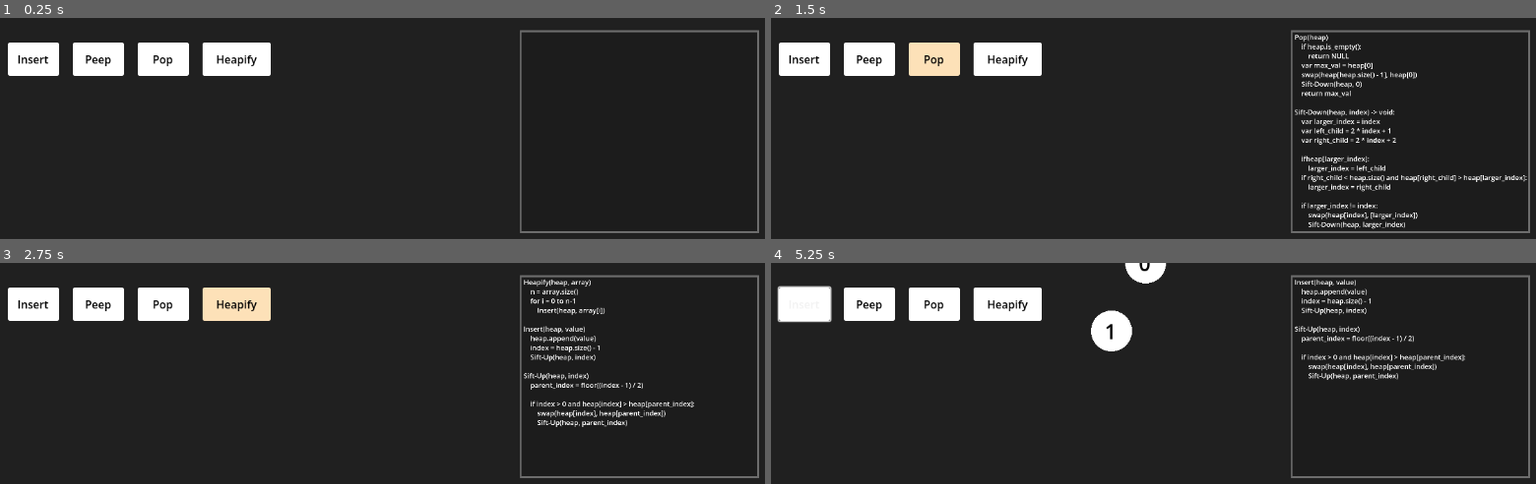
Above: before the commit, frames 1-4 (two rows, left to right).
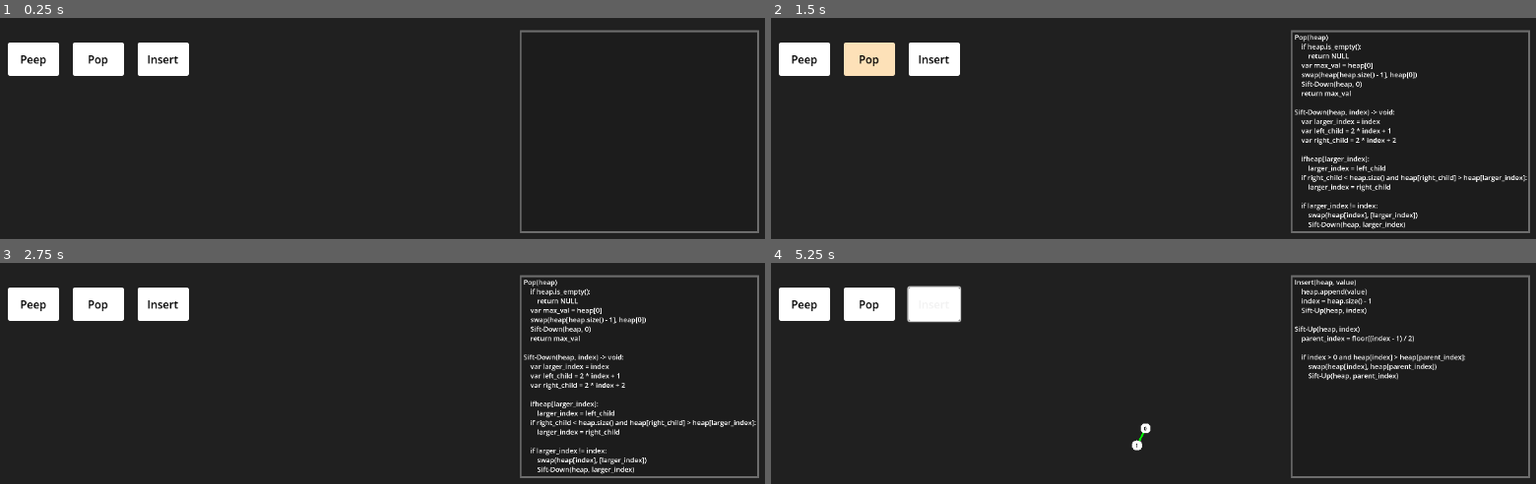
Above: after the commit, the same moments.

Repository: Anemois/DSA_Heap
Game: Godot game, scene res://main.tscn
The game is run twice, just before and just after one commit, with the same random seed, the same clock (stepped at 60 frames per second) and the same inputs. The engine's default icon, where the game draws it, is replaced by a stand-in: a white triangle on a blue panel in a dark square.
Inputs (mouse positions are in pixels of both pictures, inside the frame that each line leads up to):
- Up to frame 1 (0.25 s): no input
- Up to frame 2 (1.5 s): click "Peep" at 0.5 s; click "Pop" at 1.25 s
- Up to frame 3 (2.75 s): click (237, 304) at 2 s, where only the run before the commit has a clickable "Heapify"
- Up to frame 4 (5.25 s): click "Insert" at 2.75 s; tap Enter at 3.5, 5 s; move the mouse to (1421, 404) at 3.52 s; hold Up (ui_up) 3.53-4.28 s; click (1421, 404) at 3.67 s; tap Space at 4.25 s; move the mouse to (outside the picture) at 4.27 s; click (outside the picture) at 4.42 s; move the mouse to (1222, 386) at 5.02 s; hold Up (ui_up) from 5.03 s (still down); click (1222, 386) at 5.17 s

The runs differ from the first frame. In frame 1, 1.6% of the frame differs, in the area x 2-36%, y 11-27%; in frame 2, 3.4%; in frame 3, 5.3%, in the area x 2-99%, y 7-96%; in frame 4, 3.3%.

Commit message:
added lines to tree

Diff:
--- /dev/null
+++ b/ALine.tscn
@@ -0,0 +1,7 @@
+[gd_scene format=3 uid="uid://y6h2l8oyaeyk"]
+
+[ext_resource type="Script" uid="uid://uhji7vydcnak" path="res://line_2d.gd" id="1_aqnkx"]
+
+[node name="ALine" type="Line2D" unique_id=1961114019]
+points = PackedVector2Array(0, 0, 100, 100)
+script = ExtResource("1_aqnkx")
--- /dev/null
+++ b/canvas_group.gd
@@ -0,0 +1,32 @@
+extends CanvasGroup
+
+const A_LINE = preload("uid://y6h2l8oyaeyk")
+@onready var tree: Heap_Tree = $".."
+
+var lines: Array[ALine] = [null]
+
+func _process(delta: float) -> void:
+	var len = tree.length
+	var has_changed: bool = false;
+	while(tree.length > lines.size() && tree.length >= 2):
+		var i = lines.size()
+		var parent = (i - 1) / 2
+		draw_a_line(tree.position + tree.nodes[parent].assigned_position, tree.position + tree.nodes[i].assigned_position, Color(0, 255, 0))
+		has_changed = true
+
+	while(tree.length < lines.size() && lines.size() >= 3):
+		lines.back().queue_free()
+		lines.pop_back()
+		has_changed = true
+
+	if(has_changed):
+		for i in range(1, lines.size()):
+			var parent = (i - 1) / 2
+			lines[i].set_pos(tree.position + tree.nodes[parent].assigned_position, tree.position + tree.nodes[i].assigned_position)
+
+func draw_a_line(start, end, color):
+	var new: ALine = A_LINE.instantiate()
+	new.set_pos(start, end)
+	new.set_color(color)
+	self.add_child(new)
+	lines.append(new)
--- /dev/null
+++ b/line.gd
@@ -0,0 +1,7 @@
+extends Node2D
+
+func _process(delta: float) -> void:
+	_draw()
+
+func _draw():
+	draw_line(Vector2(0, 0), get_global_mouse_position(), Color(255, 255, 255), 30)
--- /dev/null
+++ b/line_2d.gd
@@ -0,0 +1,8 @@
+class_name ALine extends Line2D
+
+func set_pos(start, end):
+	self.set_point_position(0, start)
+	self.set_point_position(1, end)
+
+func set_color(color: Color):
+	self.default_color = color
--- a/main.tscn
+++ b/main.tscn
@@ -10,6 +10,7 @@
 [ext_resource type="Script" uid="uid://387pvv06u11" path="res://scripts/peep_button.gd" id="5_5vw27"]
 [ext_resource type="Script" uid="uid://b7rfig078cqei" path="res://scripts/pop_button.gd" id="6_kek77"]
 [ext_resource type="Script" uid="uid://dcnu3gw3bqo36" path="res://scripts/psuedocode_text.gd" id="9_kek77"]
+[ext_resource type="Script" uid="uid://cefs45dedd1sh" path="res://canvas_group.gd" id="11_efxa6"]
 
 [sub_resource type="StyleBoxFlat" id="StyleBoxFlat_cegan"]
 bg_color = Color(0.11119685, 0.11119685, 0.11119678, 1)
@@ -19,6 +20,113 @@
 border_width_bottom = 12
 border_color = Color(0.42749298, 0.4274931, 0.42749283, 1)
 
+[sub_resource type="StyleBoxFlat" id="StyleBoxFlat_5vw27"]
+content_margin_left = 4.0
+content_margin_top = 4.0
+content_margin_right = 4.0
+content_margin_bottom = 4.0
+bg_color = Color(1, 1, 1, 1)
+corner_radius_top_left = 3
+corner_radius_top_right = 3
+corner_radius_bottom_right = 3
+corner_radius_bottom_left = 3
+corner_detail = 5
+
+[sub_resource type="StyleBoxFlat" id="StyleBoxFlat_dg77c"]
+content_margin_left = 4.0
+content_margin_top = 4.0
+content_margin_right = 4.0
+content_margin_bottom = 4.0
+bg_color = Color(0.9411765, 0.7137255, 0.3254902, 1)
+corner_radius_top_left = 3
+corner_radius_top_right = 3
+corner_radius_bottom_right = 3
+corner_radius_bottom_left = 3
+corner_detail = 5
+
+[sub_resource type="StyleBoxFlat" id="StyleBoxFlat_yaehf"]
+content_margin_left = 4.0
+content_margin_top = 4.0
+content_margin_right = 4.0
+content_margin_bottom = 4.0
+bg_color = Color(0.99215686, 0.88235295, 0.72156864, 1)
+corner_radius_top_left = 3
+corner_radius_top_right = 3
+corner_radius_bottom_right = 3
+corner_radius_bottom_left = 3
+corner_detail = 5
+
+[sub_resource type="StyleBoxFlat" id="StyleBoxFlat_kek77"]
+content_margin_left = 4.0
+content_margin_top = 4.0
+content_margin_right = 4.0
+content_margin_bottom = 4.0
+bg_color = Color(1, 1, 1, 1)
+corner_radius_top_left = 3
+corner_radius_top_right = 3
+corner_radius_bottom_right = 3
+corner_radius_bottom_left = 3
+corner_detail = 5
+
+[sub_resource type="StyleBoxFlat" id="StyleBoxFlat_ycdy4"]
+content_margin_left = 4.0
+content_margin_top = 4.0
+content_margin_right = 4.0
+content_margin_bottom = 4.0
+bg_color = Color(0.9411765, 0.7137255, 0.3254902, 1)
+corner_radius_top_left = 3
+corner_radius_top_right = 3
+corner_radius_bottom_right = 3
+corner_radius_bottom_left = 3
+corner_detail = 5
+
+[sub_resource type="StyleBoxFlat" id="StyleBoxFlat_074og"]
+content_margin_left = 4.0
+content_margin_top = 4.0
+content_margin_right = 4.0
+content_margin_bottom = 4.0
+bg_color = Color(0.99215686, 0.88235295, 0.72156864, 1)
+corner_radius_top_left = 3
+corner_radius_top_right = 3
+corner_radius_bottom_right = 3
+corner_radius_bottom_left = 3
+corner_detail = 5
+
+[sub_resource type="StyleBoxFlat" id="StyleBoxFlat_4c57u"]
+content_margin_left = 4.0
+content_margin_top = 4.0
+content_margin_right = 4.0
+content_margin_bottom = 4.0
+bg_color = Color(1, 1, 1, 1)
+corner_radius_top_left = 3
+corner_radius_top_right = 3
+corner_radius_bottom_right = 3
+corner_radius_bottom_left = 3
+
+[sub_resource type="StyleBoxFlat" id="StyleBoxFlat_w48qg"]
+content_margin_left = 4.0
+content_margin_top = 4.0
+content_margin_right = 4.0
+content_margin_bottom = 4.0
+bg_color = Color(0.9411765, 0.7137255, 0.3254902, 1)
+corner_radius_top_left = 3
+corner_radius_top_right = 3
+corner_radius_bottom_right = 3
+corner_radius_bottom_left = 3
+corner_detail = 5
+
+[sub_resource type="StyleBoxFlat" id="StyleBoxFlat_vivmo"]
+content_margin_left = 4.0
+content_margin_top = 4.0
+content_margin_right = 4.0
+content_margin_bottom = 4.0
+bg_color = Color(0.99215686, 0.88235295, 0.72156864, 1)
+corner_radius_top_left = 3
+corner_radius_top_right = 3
+corner_radius_bottom_right = 3
+corner_radius_bottom_left = 3
+corner_detail = 5
+
 [sub_resource type="StyleBoxFlat" id="StyleBoxFlat_272bh"]
 content_margin_left = 4.0
 content_margin_top = 4.0
@@ -44,113 +152,6 @@
 corner_detail = 5
 
 [sub_resource type="StyleBoxFlat" id="StyleBoxFlat_2cqfq"]
-content_margin_left = 4.0
-content_margin_top = 4.0
-content_margin_right = 4.0
-content_margin_bottom = 4.0
-bg_color = Color(0.99215686, 0.88235295, 0.72156864, 1)
-corner_radius_top_left = 3
-corner_radius_top_right = 3
-corner_radius_bottom_right = 3
-corner_radius_bottom_left = 3
-corner_detail = 5
-
-[sub_resource type="StyleBoxFlat" id="StyleBoxFlat_5vw27"]
-content_margin_left = 4.0
-content_margin_top = 4.0
-content_margin_right = 4.0
-content_margin_bottom = 4.0
-bg_color = Color(1, 1, 1, 1)
-corner_radius_top_left = 3
-corner_radius_top_right = 3
-corner_radius_bottom_right = 3
-corner_radius_bottom_left = 3
-corner_detail = 5
-
-[sub_resource type="StyleBoxFlat" id="StyleBoxFlat_dg77c"]
-content_margin_left = 4.0
-content_margin_top = 4.0
-content_margin_right = 4.0
-content_margin_bottom = 4.0
-bg_color = Color(0.9411765, 0.7137255, 0.3254902, 1)
-corner_radius_top_left = 3
-corner_radius_top_right = 3
-corner_radius_bottom_right = 3
-corner_radius_bottom_left = 3
-corner_detail = 5
-
-[sub_resource type="StyleBoxFlat" id="StyleBoxFlat_yaehf"]
-content_margin_left = 4.0
-content_margin_top = 4.0
-content_margin_right = 4.0
-content_margin_bottom = 4.0
-bg_color = Color(0.99215686, 0.88235295, 0.72156864, 1)
-corner_radius_top_left = 3
-corner_radius_top_right = 3
-corner_radius_bottom_right = 3
-corner_radius_bottom_left = 3
-corner_detail = 5
-
-[sub_resource type="StyleBoxFlat" id="StyleBoxFlat_kek77"]
-content_margin_left = 4.0
-content_margin_top = 4.0
-content_margin_right = 4.0
-content_margin_bottom = 4.0
-bg_color = Color(1, 1, 1, 1)
-corner_radius_top_left = 3
-corner_radius_top_right = 3
-corner_radius_bottom_right = 3
-corner_radius_bottom_left = 3
-corner_detail = 5
-
-[sub_resource type="StyleBoxFlat" id="StyleBoxFlat_ycdy4"]
-content_margin_left = 4.0
-content_margin_top = 4.0
-content_margin_right = 4.0
-content_margin_bottom = 4.0
-bg_color = Color(0.9411765, 0.7137255, 0.3254902, 1)
-corner_radius_top_left = 3
-corner_radius_top_right = 3
-corner_radius_bottom_right = 3
-corner_radius_bottom_left = 3
-corner_detail = 5
-
-[sub_resource type="StyleBoxFlat" id="StyleBoxFlat_074og"]
-content_margin_left = 4.0
-content_margin_top = 4.0
-content_margin_right = 4.0
-content_margin_bottom = 4.0
-bg_color = Color(0.99215686, 0.88235295, 0.72156864, 1)
-corner_radius_top_left = 3
-corner_radius_top_right = 3
-corner_radius_bottom_right = 3
-corner_radius_bottom_left = 3
-corner_detail = 5
-
-[sub_resource type="StyleBoxFlat" id="StyleBoxFlat_4c57u"]
-content_margin_left = 4.0
-content_margin_top = 4.0
-content_margin_right = 4.0
-content_margin_bottom = 4.0
-bg_color = Color(1, 1, 1, 1)
-corner_radius_top_left = 3
-corner_radius_top_right = 3
-corner_radius_bottom_right = 3
-corner_radius_bottom_left = 3
-
-[sub_resource type="StyleBoxFlat" id="StyleBoxFlat_w48qg"]
-content_margin_left = 4.0
-content_margin_top = 4.0
-content_margin_right = 4.0
-content_margin_bottom = 4.0
-bg_color = Color(0.9411765, 0.7137255, 0.3254902, 1)
-corner_radius_top_left = 3
-corner_radius_top_right = 3
-corner_radius_bottom_right = 3
-corner_radius_bottom_left = 3
-corner_detail = 5
-
-[sub_resource type="StyleBoxFlat" id="StyleBoxFlat_vivmo"]
 content_margin_left = 4.0
 content_margin_top = 4.0
 content_margin_right = 4.0
@@ -173,13 +174,17 @@
 offset_bottom = 648.0
 color = Color(0.12591085, 0.12591085, 0.12591082, 1)
 
-[node name="Tree" type="Node2D" parent="CanvasLayer2" unique_id=1948374546]
+[node name="HeapLogic" parent="." unique_id=646134977 instance=ExtResource("1_272bh")]
+
+[node name="Array" type="Node2D" parent="." unique_id=554977431]
+
+[node name="Tree" type="Node2D" parent="." unique_id=1948374546]
 position = Vector2(576, 0)
 script = ExtResource("2_5vw27")
 
-[node name="HeapLogic" parent="." unique_id=646134977 instance=ExtResource("1_272bh")]
-
-[node name="Array" type="Node2D" parent="." unique_id=554977431]
+[node name="LineManager" type="CanvasGroup" parent="Tree" unique_id=163496158]
+position = Vector2(-576, 0)
+script = ExtResource("11_efxa6")
 
 [node name="DummySprite" type="Sprite2D" parent="." unique_id=112544339]
 visible = false
@@ -319,6 +324,40 @@
 offset_bottom = 85.0
 theme_override_constants/separation = 20
 
+[node name="Peep Button" type="Button" parent="CanvasLayer/UI/VBoxContainer" unique_id=450267702]
+custom_minimum_size = Vector2(75, 0)
+layout_mode = 2
+theme_override_colors/font_color = Color(0, 0, 0, 1)
+theme_override_colors/font_hover_color = Color(0, 0, 0, 1)
+theme_override_styles/normal = SubResource("StyleBoxFlat_5vw27")
+theme_override_styles/pressed = SubResource("StyleBoxFlat_dg77c")
+theme_override_styles/hover = SubResource("StyleBoxFlat_yaehf")
+text = "Peep"
+script = ExtResource("5_5vw27")
+
+[node name="Pop Button" type="Button" parent="CanvasLayer/UI/VBoxContainer" unique_id=1646756203]
+custom_minimum_size = Vector2(75, 0)
+layout_mode = 2
+theme_override_colors/font_color = Color(0, 0, 0, 1)
+theme_override_colors/font_hover_color = Color(0, 0, 0, 1)
+theme_override_styles/normal = SubResource("StyleBoxFlat_kek77")
+theme_override_styles/pressed = SubResource("StyleBoxFlat_ycdy4")
+theme_override_styles/hover = SubResource("StyleBoxFlat_074og")
+text = "Pop"
+script = ExtResource("6_kek77")
+
+[node name="Heapify Button" type="Button" parent="CanvasLayer/UI/VBoxContainer" unique_id=1361790538]
+visible = false
+custom_minimum_size = Vector2(100, 0)
+layout_mode = 2
+theme_override_colors/font_color = Color(0, 0, 0, 1)
+theme_override_colors/font_hover_color = Color(0, 0, 0, 1)
+theme_override_styles/normal = SubResource("StyleBoxFlat_4c57u")
+theme_override_styles/pressed = SubResource("StyleBoxFlat_w48qg")
+theme_override_styles/hover = SubResource("StyleBoxFlat_vivmo")
+text = "Heapify"
+script = ExtResource("3_7mycd")
+
 [node name="Insert Button" type="Button" parent="CanvasLayer/UI/VBoxContainer" unique_id=1609542389]
 custom_minimum_size = Vector2(75, 0)
 layout_mode = 2
@@ -330,41 +369,8 @@
 text = "Insert"
 script = ExtResource("4_272bh")
 
-[node name="Peep Button" type="Button" parent="CanvasLayer/UI/VBoxContainer" unique_id=450267702]
-custom_minimum_size = Vector2(75, 0)
-layout_mode = 2
-theme_override_colors/font_color = Color(0, 0, 0, 1)
-theme_override_colors/font_hover_color = Color(0, 0, 0, 1)
-theme_override_styles/normal = SubResource("StyleBoxFlat_5vw27")
-theme_override_styles/pressed = SubResource("StyleBoxFlat_dg77c")
-theme_override_styles/hover = SubResource("StyleBoxFlat_yaehf")
-text = "Peep"
-script = ExtResource("5_5vw27")
-
-[node name="Pop Button" type="Button" parent="CanvasLayer/UI/VBoxContainer" unique_id=1646756203]
-custom_minimum_size = Vector2(75, 0)
-layout_mode = 2
-theme_override_colors/font_color = Color(0, 0, 0, 1)
-theme_override_colors/font_hover_color = Color(0, 0, 0, 1)
-theme_override_styles/normal = SubResource("StyleBoxFlat_kek77")
-theme_override_styles/pressed = SubResource("StyleBoxFlat_ycdy4")
-theme_override_styles/hover = SubResource("StyleBoxFlat_074og")
-text = "Pop"
-script = ExtResource("6_kek77")
-
-[node name="Heapify Button" type="Button" parent="CanvasLayer/UI/VBoxContainer" unique_id=1361790538]
-custom_minimum_size = Vector2(100, 0)
-layout_mode = 2
-theme_override_colors/font_color = Color(0, 0, 0, 1)
-theme_override_colors/font_hover_color = Color(0, 0, 0, 1)
-theme_override_styles/normal = SubResource("StyleBoxFlat_4c57u")
-theme_override_styles/pressed = SubResource("StyleBoxFlat_w48qg")
-theme_override_styles/hover = SubResource("StyleBoxFlat_vivmo")
-text = "Heapify"
-script = ExtResource("3_7mycd")
-
-[connection signal="pressed" from="CanvasLayer/UI/VBoxContainer/Insert Button" to="CanvasLayer/UI/VBoxContainer/Insert Button" method="_on_pressed"]
 [connection signal="pressed" from="CanvasLayer/UI/VBoxContainer/Peep Button" to="." method="_on_peep_button_pressed"]
 [connection signal="pressed" from="CanvasLayer/UI/VBoxContainer/Peep Button" to="CanvasLayer/UI/VBoxContainer/Peep Button" method="_on_pressed"]
 [connection signal="pressed" from="CanvasLayer/UI/VBoxContainer/Pop Button" to="CanvasLayer/UI/VBoxContainer/Pop Button" method="_on_pressed"]
 [connection signal="pressed" from="CanvasLayer/UI/VBoxContainer/Heapify Button" to="CanvasLayer/UI/VBoxContainer/Heapify Button" method="_on_pressed"]
+[connection signal="pressed" from="CanvasLayer/UI/VBoxContainer/Insert Button" to="CanvasLayer/UI/VBoxContainer/Insert Button" method="_on_pressed"]
--- a/tree.gd
+++ b/tree.gd
@@ -1,6 +1,6 @@
-extends Node2D
+class_name Heap_Tree extends Node2D
 
-var nodes: Array[Node2D]
+var nodes: Array[TreeNode]
 var length: int = 0
 @onready var treeNode = preload("res://treeNode.tscn")
 
@@ -12,8 +12,9 @@
 		add_node(length)
 
 func add_node(v: int):
-	var newNode = treeNode.instantiate()
+	var newNode: TreeNode = treeNode.instantiate()
 	newNode.set_value(v)
+
 	nodes.append(newNode)
 	length += 1
 	add_child(newNode)
--- a/tree_node.gd
+++ b/tree_node.gd
@@ -1,4 +1,4 @@
-extends Node2D
+class_name TreeNode extends Node2D
 
 var assigned_position : Vector2
 const move_rate: float = 0.5
Not shown, added: canvas_group.gd.uid
Not shown, added: line.gd.uid
Not shown, added: line_2d.gd.uid
